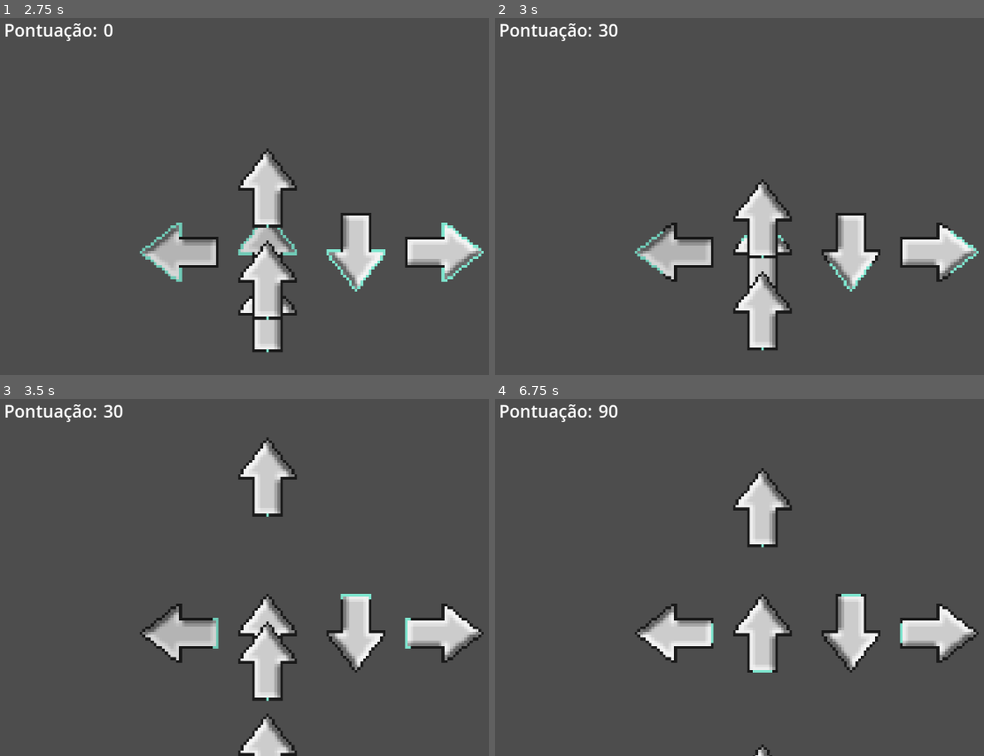
Above: before the commit, frames 1-4 (two rows, left to right).
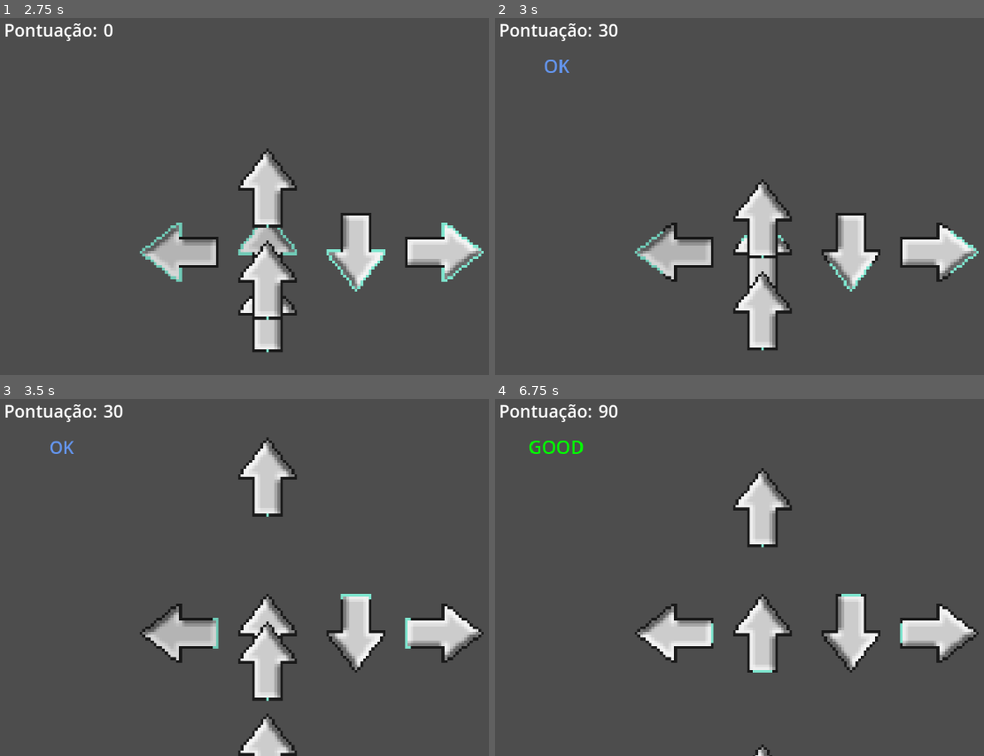
Above: after the commit, the same moments.

Repository: LS-PLuka/matematica-musical
Game: Godot game, scene res://scenes/gameplay/rhythm/rhythm.tscn
Same seed, same stepped clock (60 frames per second), same inputs: the game is played once before the commit and once after it. This scene is started directly instead of the project's main scene.
Inputs:
- Up to frame 1 (2.75 s): tap Enter (ui_accept) at 0.5, 0.77, 1.52 s; hold Right (right) 0.53-1.28 s; hold Down (down) 1.28-2.03 s; hold Right (right) from 2.03 s (still down)
- Up to frame 2 (3 s): release Right (right) at 2.78 s; hold Up (up) from 2.78 s (still down)
- Up to frame 3 (3.5 s): keep holding Up (up); tap Enter (ui_accept) at 3.02 s
- Up to frame 4 (6.75 s): release Up (up) at 3.53 s; hold Left (left) 3.53-5.03 s; tap Enter (ui_accept) at 3.77, 4.52, 6.02 s; hold Down (down) 5.03-5.78 s; hold Right (right) 5.78-6.53 s; hold Up (up) from 6.53 s (still down)

Frame 1 is identical in both runs. In frame 2, 0.1% of the frame differs, in the area x 10-16%, y 11-16%; in frame 3, less than 0.1%; in frame 4, 0.2%, in the area x 6-19%, y 11-16%.

Commit message:
feat: feedback visual de qual momento o jogador apertou a tecla, usando perfect, good e ok

Diff:
--- a/scenes/gameplay/rhythm/falling_arrow.tscn
+++ b/scenes/gameplay/rhythm/falling_arrow.tscn
@@ -7,10 +7,10 @@
 size = Vector2(128, 128)
 
 [sub_resource type="RectangleShape2D" id="RectangleShape2D_ebum8"]
-size = Vector2(128, 28)
+size = Vector2(128, 42)
 
 [sub_resource type="RectangleShape2D" id="RectangleShape2D_tefeu"]
-size = Vector2(128, 74)
+size = Vector2(128, 68)
 
 [sub_resource type="RectangleShape2D" id="RectangleShape2D_o6xl0"]
 size = Vector2(128, 128)
--- a/scenes/gameplay/rhythm/rhythm.tscn
+++ b/scenes/gameplay/rhythm/rhythm.tscn
@@ -3,6 +3,44 @@
 [ext_resource type="Script" uid="uid://b0p57jvhdwupw" path="res://scripts/gameplay/rhythm/rhythm.gd" id="1_o5qli"]
 [ext_resource type="PackedScene" uid="uid://6upg67kkulxq" path="res://scenes/gameplay/rhythm/arrow_handle.tscn" id="2_0wfyh"]
 [ext_resource type="Script" uid="uid://dbn3kenq1qidu" path="res://scripts/gameplay/rhythm/ui_script.gd" id="3_sugp2"]
+[ext_resource type="FontFile" uid="uid://df6u56sejjrlt" path="res://assets/fonts/joystix monospace.otf" id="4_6bb1s"]
+
+[sub_resource type="Animation" id="Animation_6bb1s"]
+length = 0.001
+tracks/0/type = "value"
+tracks/0/imported = false
+tracks/0/enabled = true
+tracks/0/path = NodePath(".:scale")
+tracks/0/interp = 1
+tracks/0/loop_wrap = true
+tracks/0/keys = {
+"times": PackedFloat32Array(0),
+"transitions": PackedFloat32Array(1),
+"update": 0,
+"values": [Vector2(1.25, 1.25)]
+}
+
+[sub_resource type="Animation" id="Animation_7vo1m"]
+resource_name = "pulse"
+length = 0.25
+tracks/0/type = "value"
+tracks/0/imported = false
+tracks/0/enabled = true
+tracks/0/path = NodePath(".:scale")
+tracks/0/interp = 1
+tracks/0/loop_wrap = true
+tracks/0/keys = {
+"times": PackedFloat32Array(0, 0.25),
+"transitions": PackedFloat32Array(1, 1),
+"update": 0,
+"values": [Vector2(1.25, 1.25), Vector2(1, 1)]
+}
+
+[sub_resource type="AnimationLibrary" id="AnimationLibrary_alfui"]
+_data = {
+&"RESET": SubResource("Animation_6bb1s"),
+&"pulse": SubResource("Animation_7vo1m")
+}
 
 [node name="Main" type="Node2D" unique_id=1773684907 node_paths=PackedStringArray("falling_arrows", "arrows", "control")]
 script = ExtResource("1_o5qli")
@@ -37,7 +75,7 @@
 
 [node name="CanvasLayer" type="CanvasLayer" parent="." unique_id=1930153717]
 
-[node name="Control" type="Control" parent="CanvasLayer" unique_id=76749654 node_paths=PackedStringArray("score_value_label")]
+[node name="Control" type="Control" parent="CanvasLayer" unique_id=76749654 node_paths=PackedStringArray("score_value_label", "last_state", "animation")]
 layout_mode = 3
 anchors_preset = 15
 anchor_right = 1.0
@@ -46,6 +84,8 @@
 grow_vertical = 2
 script = ExtResource("3_sugp2")
 score_value_label = NodePath("score_value")
+last_state = NodePath("last_state")
+animation = NodePath("last_state/animation")
 
 [node name="score" type="Label" parent="CanvasLayer/Control" unique_id=2094860926]
 layout_mode = 1
@@ -73,6 +113,26 @@
 text = "0"
 metadata/_edit_use_anchors_ = true
 
+[node name="last_state" type="Label" parent="CanvasLayer/Control" unique_id=1673309836]
+layout_mode = 1
+anchors_preset = -1
+anchor_left = 0.048611112
+anchor_top = 0.19753087
+anchor_right = 0.23090278
+anchor_bottom = 0.25000006
+grow_horizontal = 2
+grow_vertical = 2
+scale = Vector2(1.25, 1.25)
+pivot_offset = Vector2(105, 17)
+theme_override_colors/font_color = Color(1, 1, 1, 1)
+theme_override_fonts/font = ExtResource("4_6bb1s")
+theme_override_font_sizes/font_size = 28
+horizontal_alignment = 1
+metadata/_edit_use_anchors_ = true
+
+[node name="animation" type="AnimationPlayer" parent="CanvasLayer/Control/last_state" unique_id=1958305208]
+libraries/ = SubResource("AnimationLibrary_alfui")
+
 [connection signal="child_entered_tree" from="falling_arrows" to="." method="_on_falling_arrows_child_entered_tree"]
 
 [editable path="arrows/down"]
--- a/scripts/gameplay/rhythm/rhythm.gd
+++ b/scripts/gameplay/rhythm/rhythm.gd
@@ -45,6 +45,7 @@
 		var falling_arrow_in_contact = perfect.get_overlapping_areas()[0].get_parent()
 
 		control.update_score(100)
+		control.update_last_state("PERFECT")
 		print("Pressed at perfect")
 
 		falling_arrow_in_contact.find_child("sprite").self_modulate = Color("#75dede")
@@ -55,9 +56,11 @@
 		if falling_arrow_in_contact.state == "GOOD":
 			print("Pressed at ", falling_arrow_in_contact.state)
 			control.update_score(60)
+			control.update_last_state("GOOD")
 		else:
 			print("Pressed at ", falling_arrow_in_contact.state)
 			control.update_score(30)
+			control.update_last_state("OK")
 
 
 		falling_arrow_in_contact.find_child("sprite").self_modulate = Color("#75dede")
--- a/scripts/gameplay/rhythm/ui_script.gd
+++ b/scripts/gameplay/rhythm/ui_script.gd
@@ -4,7 +4,20 @@
 
 @export var score : int = 0000
 @export var score_value_label : Label
+@export var last_state : Label
+@export var animation : AnimationPlayer
 
 func update_score(score_receive : int):
 	score += score_receive
 	score_value_label.text = String.num(score, 0)
+
+func update_last_state(state: String):
+	last_state.text = state
+	var state_color : Color
+	if state == "PERFECT": state_color = Color.YELLOW
+	elif state == "GOOD": state_color = Color.GREEN
+	else: state_color = Color.CORNFLOWER_BLUE
+
+	last_state.add_theme_color_override("font_color", state_color)
+	if animation.is_playing(): animation.stop()
+	animation.play("pulse")
